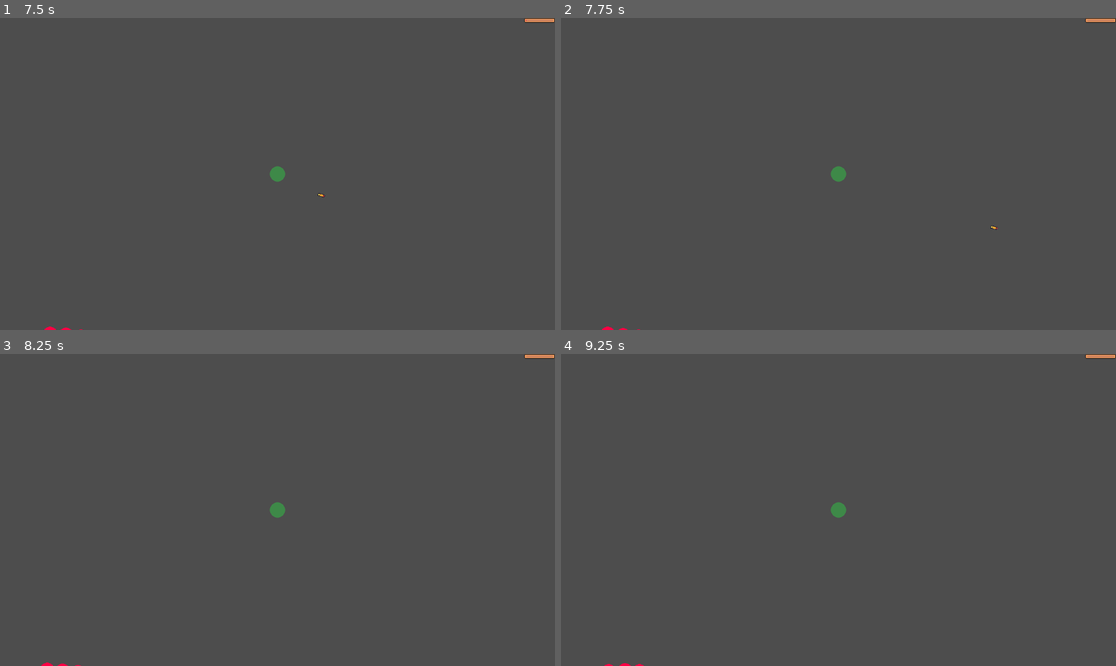
Above: before the commit, frames 1-4 (two rows, left to right).
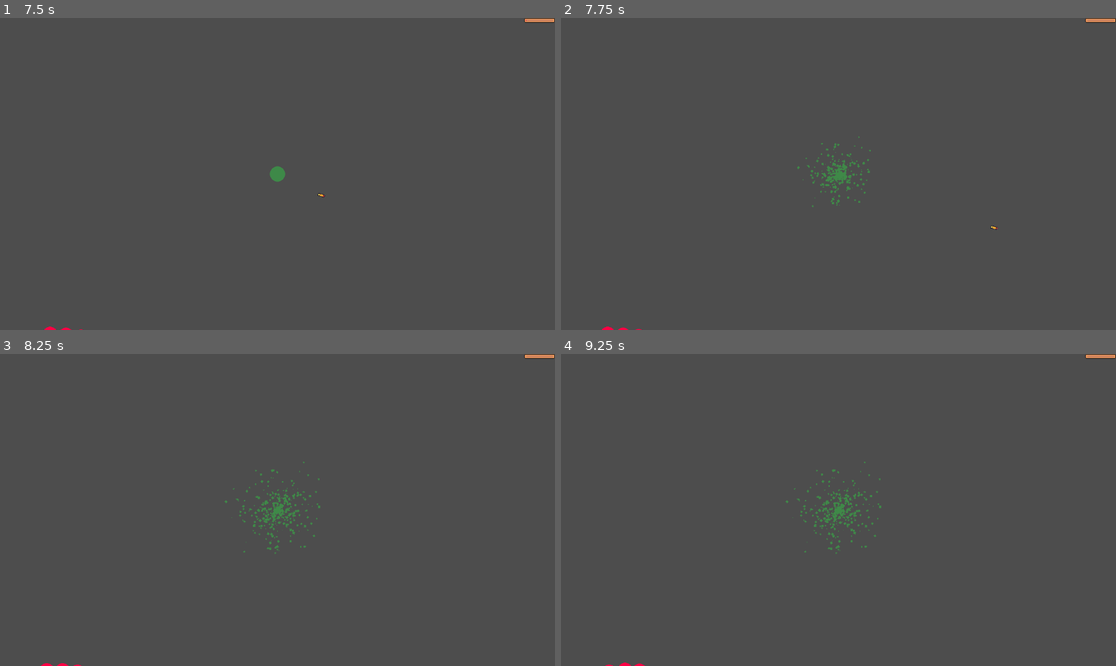
Above: after the commit, the same moments.

Repository: whocares-abt/fast-pace
Game: Godot game, scene res://Scenes/debug_map.tscn
Same seed, same stepped clock (60 frames per second), same inputs: the game is played once before the commit and once after it.
Inputs (mouse positions are in pixels of both pictures, inside the frame that each line leads up to):
- Up to frame 1 (7.5 s): move the mouse to (249, 236) at 0.52 s; press the mouse at (249, 236) at 0.53 s; hold W (move_up) 0.53-2.03 s; move the mouse to (444, 220) at 1.27 s; release the mouse at (444, 220) at 1.28 s; click (444, 220) at 1.35 s; move the mouse to (111, 127) at 2.02 s; press the mouse at (111, 127) at 2.03 s; hold A (move_left) 2.03-3.53 s; tap Enter at 2.75, 6.5 s; move the mouse to (305, 174) at 2.77 s; release the mouse at (305, 174) at 2.78 s; click (305, 174) at 2.85 s; tap Space at 3.5, 7.25 s; move the mouse to (194, 96) at 3.52 s; press the mouse at (194, 96) at 3.53 s; hold S (move_down) 3.53-4.28 s; move the mouse to (399, 158) at 4.27 s; release the mouse at (399, 158) at 4.28 s; hold D (move_right) 4.28-5.03 s; click (399, 158) at 4.35 s; move the mouse to (166, 189) at 5.02 s; press the mouse at (166, 189) at 5.03 s; hold W (move_up) 5.03-5.78 s; move the mouse to (333, 105) at 5.77 s; release the mouse at (333, 105) at 5.78 s; hold D (move_right) from 5.78 s (still down); click (333, 105) at 5.85 s; move the mouse to (249, 236) at 6.52 s; press the mouse at (249, 236) at 6.53 s; move the mouse to (444, 220) at 7.27 s; release the mouse at (444, 220) at 7.28 s; click (444, 220) at 7.35 s
- Up to frame 2 (7.75 s): keep holding D (move_right)
- Up to frame 3 (8.25 s): move the mouse to (111, 463) at 8.02 s; release D (move_right) at 8.03 s; press the mouse at (111, 463) at 8.03 s; hold S (move_down) from 8.03 s (still down)
- Up to frame 4 (9.25 s): tap Enter at 8.75 s; move the mouse to (866, 510) at 8.77 s; release S (move_down) at 8.78 s; release the mouse at (866, 510) at 8.78 s; hold A (move_left) from 8.78 s (still down); click (866, 510) at 8.85 s

Frame 1 is identical in both runs. In frame 2, 0.3% of the frame differs, in the area x 10-56%, y 37-100%; in frame 3, 0.4%, in the area x 7-58%, y 34-100%; in frame 4, 0.4%.

Commit message:
Added player death particles

Diff:
--- /dev/null
+++ b/Resources/Particles/player_blood_splatter.tres
@@ -0,0 +1,14 @@
+[gd_resource type="ParticleProcessMaterial" format=3 uid="uid://ijfsf3vcuj55"]
+
+[resource]
+particle_flag_disable_z = true
+angle_min = -720.0
+angle_max = 720.0
+radial_velocity_min = -400.0
+radial_velocity_max = 399.99997
+gravity = Vector3(0, 0, 0)
+scale_max = 5.0
+color = Color(0.24705882, 0.5372549, 0.28235295, 1)
+collision_mode = 1
+collision_friction = 0.5
+collision_bounce = 0.0
--- a/Scenes/Characters/enemy_character.tscn
+++ b/Scenes/Characters/enemy_character.tscn
@@ -4,7 +4,7 @@
 [ext_resource type="Script" uid="uid://rgjg7yqphkf0" path="res://Scripts/Characters/enemy_character.gd" id="1_nraa5"]
 [ext_resource type="PackedScene" uid="uid://u2sytbk4b1vf" path="res://Scenes/AI/navigation_component.tscn" id="2_f31sj"]
 [ext_resource type="PackedScene" uid="uid://jtjvgtyiaplq" path="res://Scenes/Combat/hitbox.tscn" id="3_sdh2x"]
-[ext_resource type="Material" uid="uid://bljcxy5kcv03j" path="res://Resources/Particles/blood_splatter.tres" id="4_najb4"]
+[ext_resource type="Material" uid="uid://bljcxy5kcv03j" path="res://Resources/Particles/enemy_blood_splatter.tres" id="4_najb4"]
 
 [sub_resource type="AtlasTexture" id="AtlasTexture_nraa5"]
 atlas = ExtResource("1_kjxs3")
--- a/Scenes/Characters/player_character.tscn
+++ b/Scenes/Characters/player_character.tscn
@@ -1,9 +1,10 @@
-[gd_scene load_steps=9 format=3 uid="uid://cfeafjqb4thpf"]
+[gd_scene load_steps=10 format=3 uid="uid://cfeafjqb4thpf"]
 
 [ext_resource type="Script" uid="uid://dxgq4xe00pby6" path="res://Scripts/Characters/player_character.gd" id="1_l560e"]
 [ext_resource type="PackedScene" uid="uid://nbsjmjd7do3s" path="res://Scenes/Combat/weapon.tscn" id="2_3pywu"]
 [ext_resource type="Texture2D" uid="uid://blfonbnnkwt7m" path="res://Assets/Art/Textures/Characters/Player.png" id="2_c2rcm"]
 [ext_resource type="PackedScene" uid="uid://jtjvgtyiaplq" path="res://Scenes/Combat/hitbox.tscn" id="3_i26gt"]
+[ext_resource type="Material" uid="uid://ijfsf3vcuj55" path="res://Resources/Particles/player_blood_splatter.tres" id="5_tj02q"]
 
 [sub_resource type="CircleShape2D" id="CircleShape2D_oigcr"]
 radius = 16.03122
@@ -14,6 +15,14 @@
 
 [sub_resource type="SpriteFrames" id="SpriteFrames_oigcr"]
 animations = [{
+"frames": [{
+"duration": 1.0,
+"texture": null
+}],
+"loop": true,
+"name": &"death",
+"speed": 5.0
+}, {
 "frames": [{
 "duration": 1.0,
 "texture": SubResource("AtlasTexture_i26gt")
@@ -42,6 +51,13 @@
 [node name="CollisionShape2D" type="CollisionShape2D" parent="Hitbox"]
 shape = SubResource("CircleShape2D_3pywu")
 
+[node name="GPUParticles2D" type="GPUParticles2D" parent="."]
+emitting = false
+amount = 1000
+lifetime = 0.3
+one_shot = true
+process_material = ExtResource("5_tj02q")
+
 [node name="HealthTimer" type="Timer" parent="."]
 wait_time = 0.5
 autostart = true
--- a/Scripts/Characters/player_character.gd
+++ b/Scripts/Characters/player_character.gd
@@ -5,7 +5,13 @@
 var health = 1
 
 @onready var weapon = $Weapon
+
 @onready var sprite = $AnimatedSprite2D
+
+@onready var collider = $CollisionShape2D
+@onready var hitbox = $Hitbox
+
+@onready var particle = $GPUParticles2D
 @onready var health_timer = $HealthTimer
 
 var input_disabled = false
@@ -62,9 +68,25 @@
 	health = min(health + delta, max_health)
 	CombatSignalBus.emit_signal("player_health_updated", health, max_health)
 	if (health <= 0):
-		disable_player()
+		disable_player.call_deferred()
 
 func disable_player():
 	input_disabled = true
 	input_disabled_cause = "death"
+
+	sprite.play("death")
+	collider.disabled = true
+	hitbox.monitoring = false
+	hitbox.monitorable = false
+
+	particle.emitting = true
+
 	CombatSignalBus.emit_signal("player_died")
+
+	# To prevent blood splashes from disappearing
+	await get_tree().create_timer(particle.lifetime).timeout
+	pause_particle_process()
+
+func pause_particle_process():
+	# To prevent particles from despawning - blood splatters stay
+	particle.process_mode = Node.PROCESS_MODE_DISABLED
Renamed: Resources/Particles/blood_splatter.tres -> Resources/Particles/enemy_blood_splatter.tres
